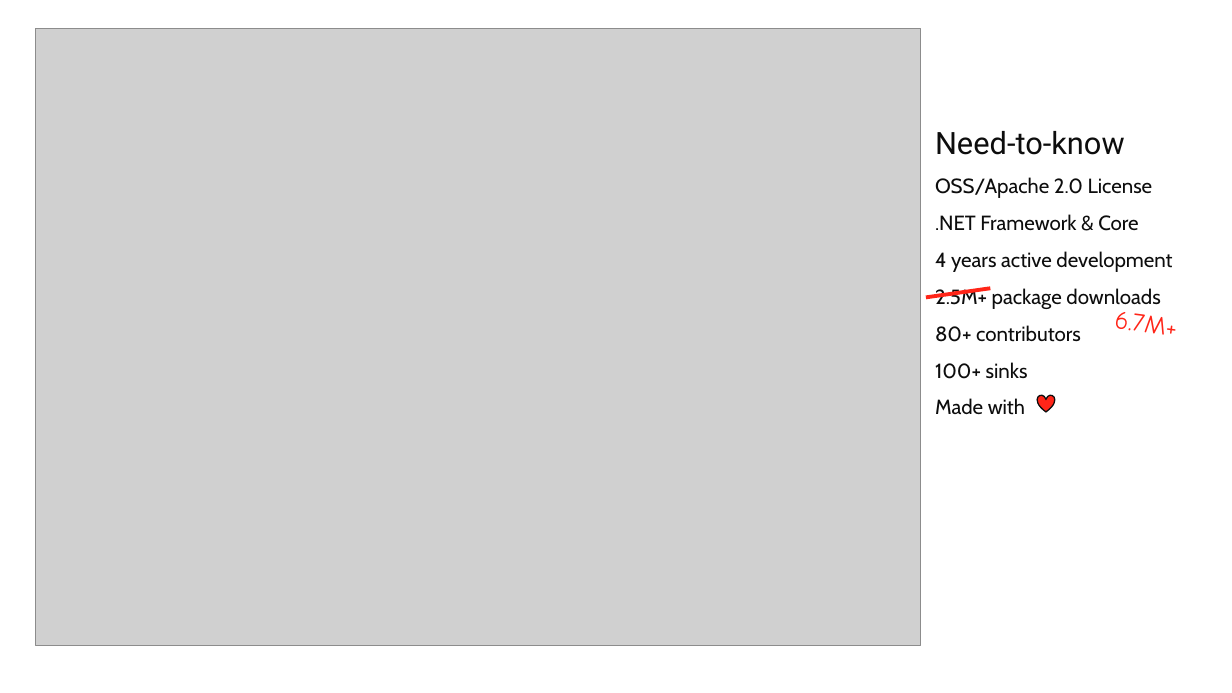
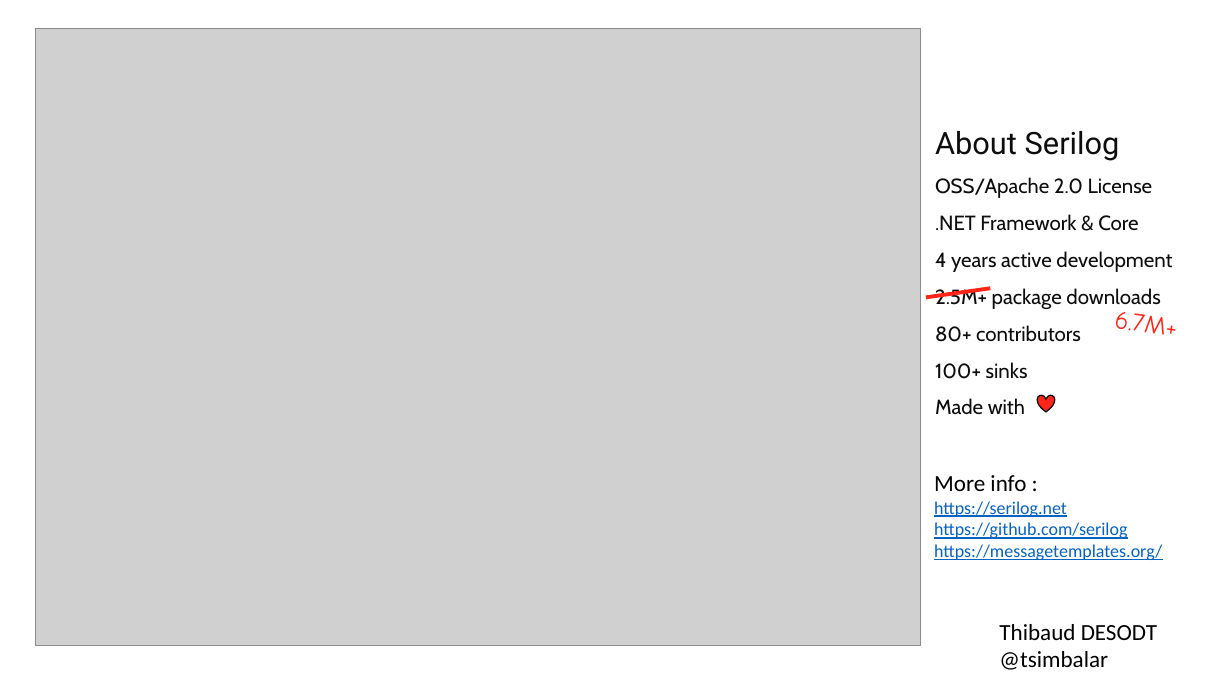
Before and after one commit to tsimbalar/BeyondStringBasedLogging, a slide deck: slide 11 of Beyond string-based logging.pptx (slide 7 before the commit). Drawn at 1232x693 pixels with LibreOffice and Linux fonts; fonts in the diff are those of the drawing; grey boxes stand for pictures. Boxes give left, top, right and bottom in pixels: in the first picture for what was removed or moved away, otherwise in the second. Text is boxed around its words. In the diff, an @@ line names an element or a change of style, - is before the commit and + after.

```diff
--- a/Beyond string-based logging.pptx
+++ b/Beyond string-based logging.pptx
@@ text at (935, 131, 1120, 161): text changed @@
-Need-to-know
+About Serilog
@@ text added at (934, 475, 1162, 560), 14 pt, text #0563C1, underline @@
+More info :
+https://serilog.net
+https://github.com/serilog
+https://messagetemplates.org/
@@ text added at (999, 624, 1157, 670), 18 pt, text #000000 @@
+Thibaud DESODT
+@tsimbalar
```
Also in this commit, not shown: 2 other slides changed, 4 slides added, 1 other file.
